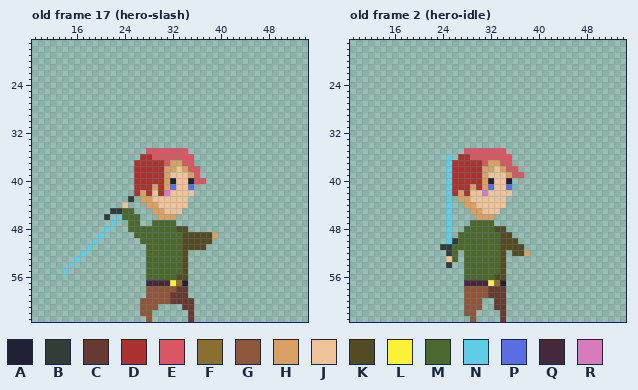
Edited in one commit: pixel-art file (nobuild/sprites/hero/hero.aseprite). Above is the file before it was changed.
64x64 pixels, 21 frames. Shown: old frame 17 (hero-slash): x 9..54, y 17..63; old frame 2 (hero-idle): x 9..54, y 17..63. The commit also changed other frames, which this record leaves out.
Palette (. is transparent): A #222034  B #323c39  C #663931  D #ac3232  E #d95763  F #8a6f30  G #8f563b  H #d9a066  J #eec39a  K #524b24  L #fbf236  M #4b692f  N #5fcde4  P #5b6ee1  Q #45283c  R #d77bba
Pixels before, old frame 17 (hero-slash), first column x 14:
35 ..............EEEEEEE.....
36 .............DDEEEEEEE....
37 ............DDDDDEHHEE....
38 ............DDDDDHHJHEE...
39 ............DDDDDHJJJHE...
40 ............DDDDDHAJJAEE..
41 ............DDDHDHPJJP....
42 ............DHDJDRJJJJ....
43 ...........B.HHJJJJJJ.....
44 ..........J...HHJJJJJ.....
45 ........BBMM...HHJJJ......
46 .......B.NMMM...HHH.......
47 ........N..MM..MMMM.......
48 .......N...MMMMMMMMKK.....
49 ......N.....MMMMMMMMKKKKKH
50 .....N.......MMMMMMMKKKKK.
51 ....N.........MMMMMMKKKK..
52 ...N..........MMMMMMK.....
53 ..N...........MMMMMMK.....
54 .N............MMMMMMK.....
55 N.............MMMMMMK.....
56 ..............MMMMMKK.....
57 ..............QQQQLFA.....
58 ..............GGGGGCC.....
59 ..............GGGGCCC.....
60 .............GGGGGCCCC....
61 .............GGG....CC....
62 .............GG......C....
63 ..............G......C....
Pixels before, old frame 2 (hero-idle), first column x 24:
35 ....EEEEEEE....
36 .N.DDEEEEEEE...
37 .NDDDDDEHHEE...
38 .NDDDDDHHJHEE..
39 .NDDDDDHJJJHEE.
40 .NDDDDDHAJJA...
41 .NDDDHDHPJJP...
42 .NDHDJJRJJJJ...
43 .N.HHJJJJJJ....
44 .N..HHJJJJJ....
45 .N...HHJJJ.....
46 .N....HHH......
47 .N...MMMM......
48 .N..MMMMMKK....
49 .N.MMMMMMMKK...
50 .NBMMMMMMMKKK..
51 BBMMMMMMMMKKKK.
52 .BM.MMMMMMK.KKH
53 .JM.MMMMMMK....
54 .B..MMMMMMK....
55 ....MMMMMMK....
56 ....MMMMMKK....
57 ....QQQQLFA....
58 ....GGGGCCC....
59 ....GGGGCCC....
60 ....GGG..CC....
61 ....GGG..CC....
62 ....GG....C....
63 .....G....C....
Once edited:
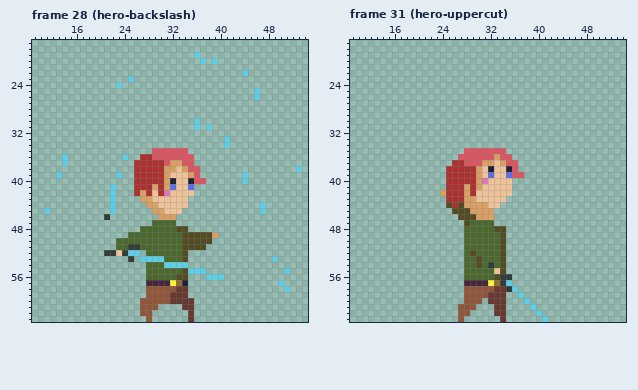
A new or re-ordered frame is compared with the old frame closest to it.
Difference:
frames 21 -> 37
Changed rows in their new state; - is an unchanged pixel.
Frame 28 (hero-backslash) is new; against old frame 17 (hero-slash):
first column x 23:
19 -------------N----------
20 --------------N-N-------
22 ---------------------N--
23 --N---------------------
24 N-----------------------
25 -----------------------N
26 -----------------------N
first column x 11:
30 -------------------------N-----------------
31 -------------------------N-N---------------
33 ------------------------------N------------
34 ------------------------------N------------
35 -----------------.-------------------------
36 ---N---------N-----------------------------
37 ---N---------------------------------------
38 ------------------------------------------N
39 --N---------N--------------------N---------
40 ---------------------------------N---------
41 -----------N-------------------------------
42 -----------N-------------------------------
43 -----------N--.----------------------------
44 -----------N-.----------------------N------
45 N----------N...---------------------N------
46 ------------....---------------------------
47 -----------.--..---------------------------
48 ----------.---..---------------------------
49 ---------.----M----------------------------
50 --------.---MMMM---------------------------
51 -------.----MMBBM--------------------------
52 ------.---BBJBNN---------------------------
53 -----.--------B-NNNN------------------N----
54 ----.---------------NNNN-------------------
55 ---.--------------------NNN-------------N--
56 ---------------------------NNN-------------
57 ---------------------------------------N---
58 ----------------------------------------N--
Frame 31 (hero-uppercut) is new; against old frame 2 (hero-idle):
first column x 24:
36 -.-EE----H--------
37 -.--EEEH-JH-E-----
38 -D----HJA-JA------
39 -D----HJP--P------
40 -D----HRJ--J------
41 -D--HDHJJ--J------
42 HD-DHD-J----------
43 -DDD-H------------
44 -KDK--HH--.-------
45 -.KKK--HH.--------
46 -.-KKK------------
47 -.--K-------------
48 -.----------------
49 -.-.-------.------
50 -...-------..-----
51 ....-------...----
52 -..--K------...---
53 -..---K-----------
54 -.----K-B---------
55 ---------J--------
56 ----------BB------
57 ----------BN------
58 --------G--BN-----
59 -------------N----
60 --------C-----N---
61 ---G--.--------N--
62 ---G-.---C------N-
63 ---G-.-----------N
